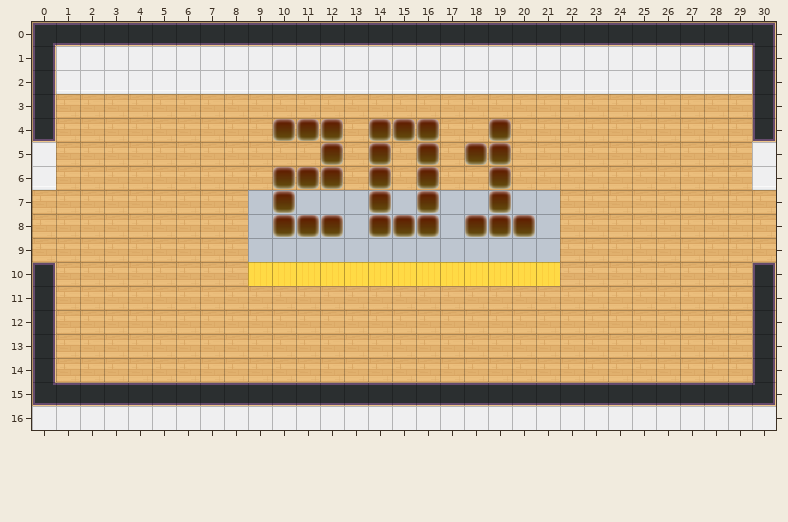
An edit to a level. Tiled map (JSON), dist/map/201.json. The picture above was drawn from the file before the commit.
Cells are 32x32 px. Shown: x 0..30, y 0..16.
New version:
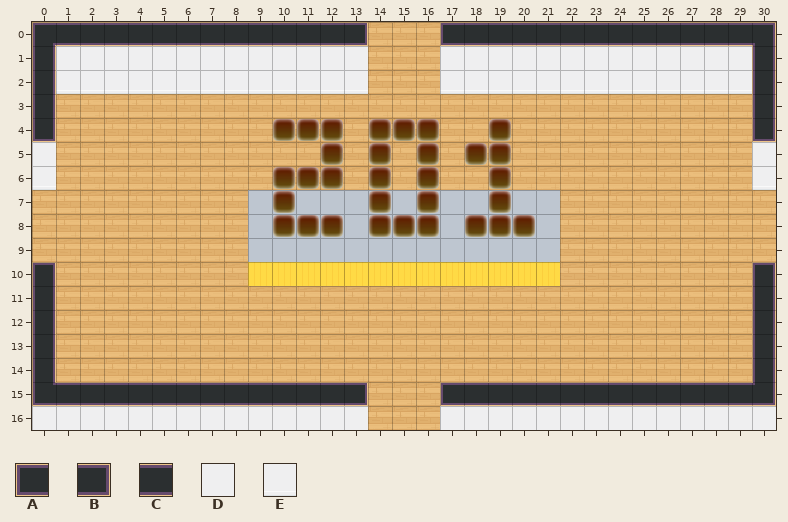
Key: from "tileset5_export": A 46, B 47, C 56, D 62, E 72.
_ is an empty cell, . an unchanged one.
What changed:
--- layer "walls"
@@ x 13..17 @@
- 0 CCCCC
- 1 .DDD.
- 2 .EEE.
+ 0 B___A
+ 1 .___.
+ 2 .___.
@@ x 13..17 @@
-15 CCCCC
-16 .DDD.
+15 B___A
+16 .___.
Where, in picture pixels (left, top, right, bottom), the same in both pictures:
changed: (365, 22, 443, 94)
changed: (365, 382, 443, 430)
